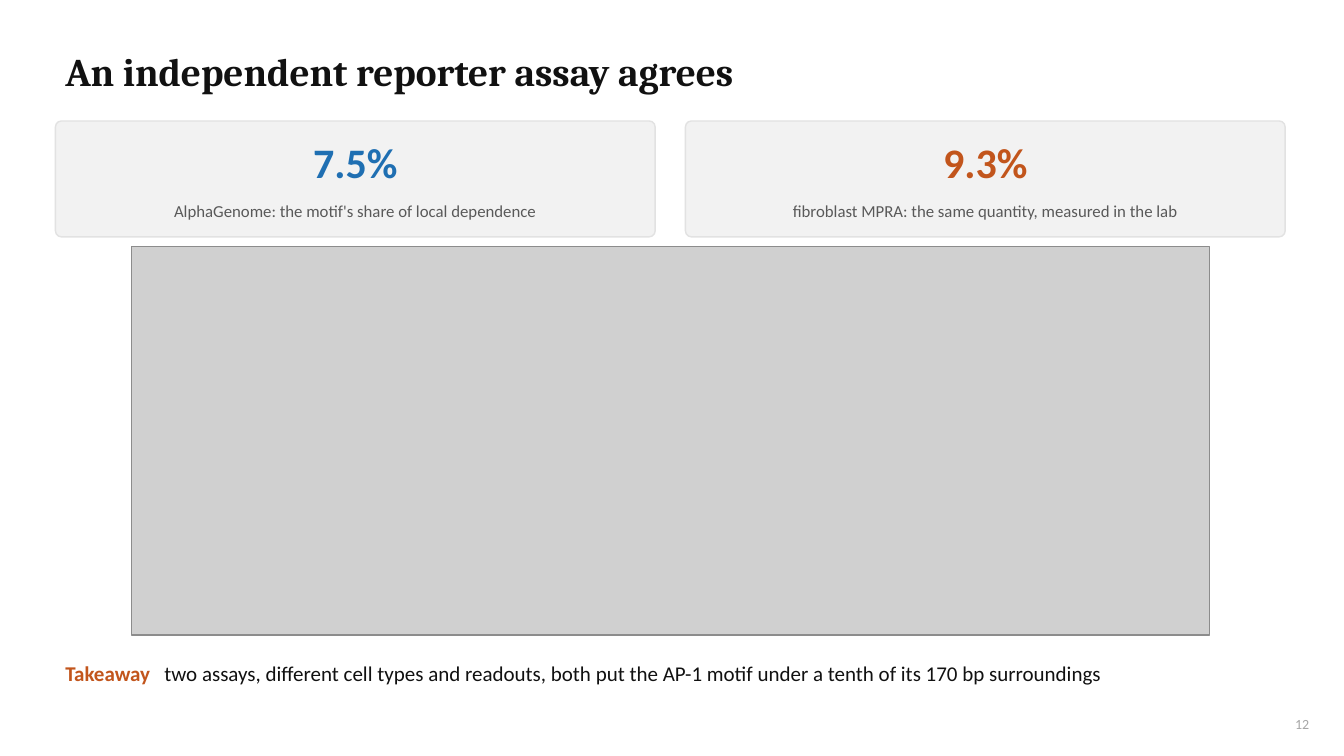
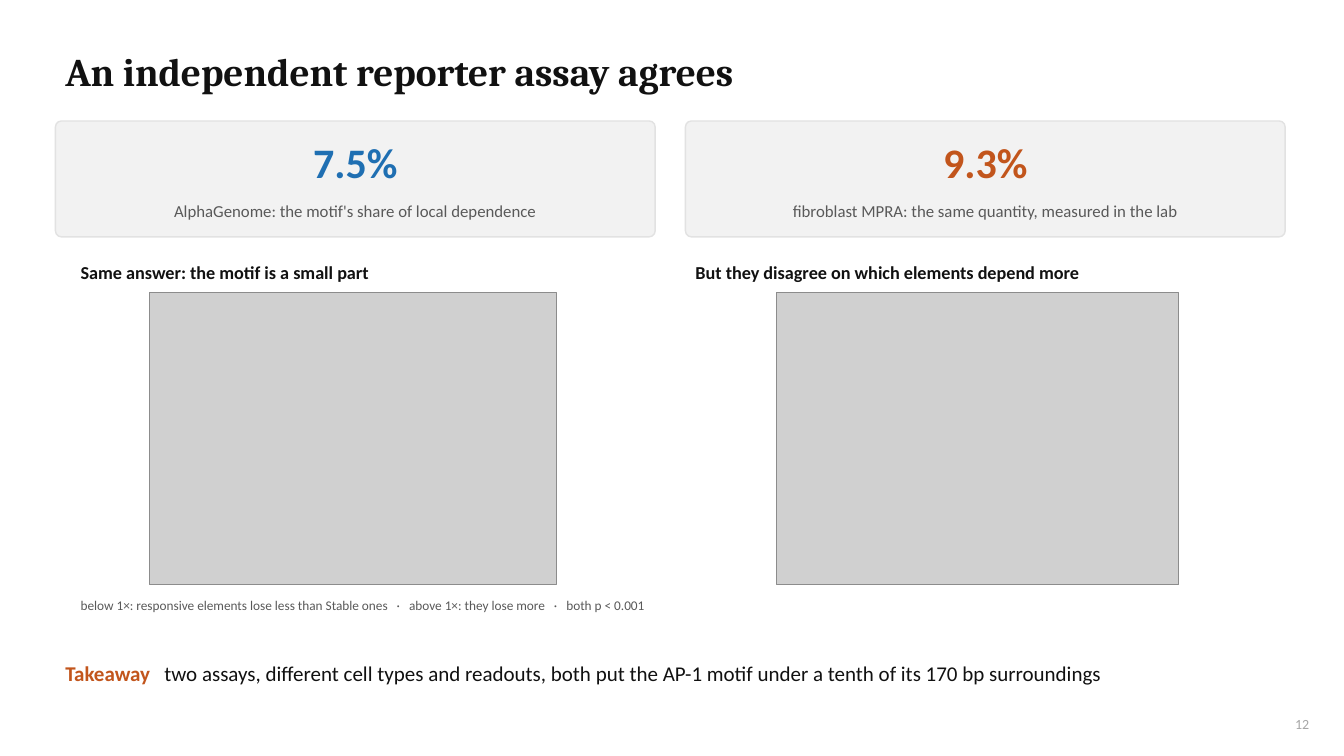
Before and after one commit to cytokine4242/Alpha_Genome_Ap1, a slide deck: slide 12 of Analysis/AP1_AlphaGenome_results.pptx. Drawn at 1344x756 pixels with LibreOffice and Linux fonts; fonts in the diff are those of the drawing; grey boxes stand for pictures. Boxes give left, top, right and bottom in pixels: in the first picture for what was removed or moved away, otherwise in the second. Text is boxed around its words. In the diff, an @@ line names an element or a change of style, - is before the commit and + after.

```diff
--- a/Analysis/AP1_AlphaGenome_results.pptx
+++ b/Analysis/AP1_AlphaGenome_results.pptx
@@ text added at (81,266,368,282), 13 pt, text #111111, bold @@
+Same answer: the motif is a small part
@@ picture removed at (131,247,1209,635) @@
@@ text added at (695,266,1079,282), 13 pt, text #111111, bold @@
+But they disagree on which elements depend more
@@ picture added at (149,292,557,585) @@
@@ picture added at (776,292,1179,585) @@
@@ text added at (81,601,644,612), 9.5 pt, text #595959 @@
+below 1×: responsive elements lose less than Stable ones · above 1×: they lose more · both p < 0.001
```
Also in this commit, not shown: 7 other slides changed, 45 other files.
